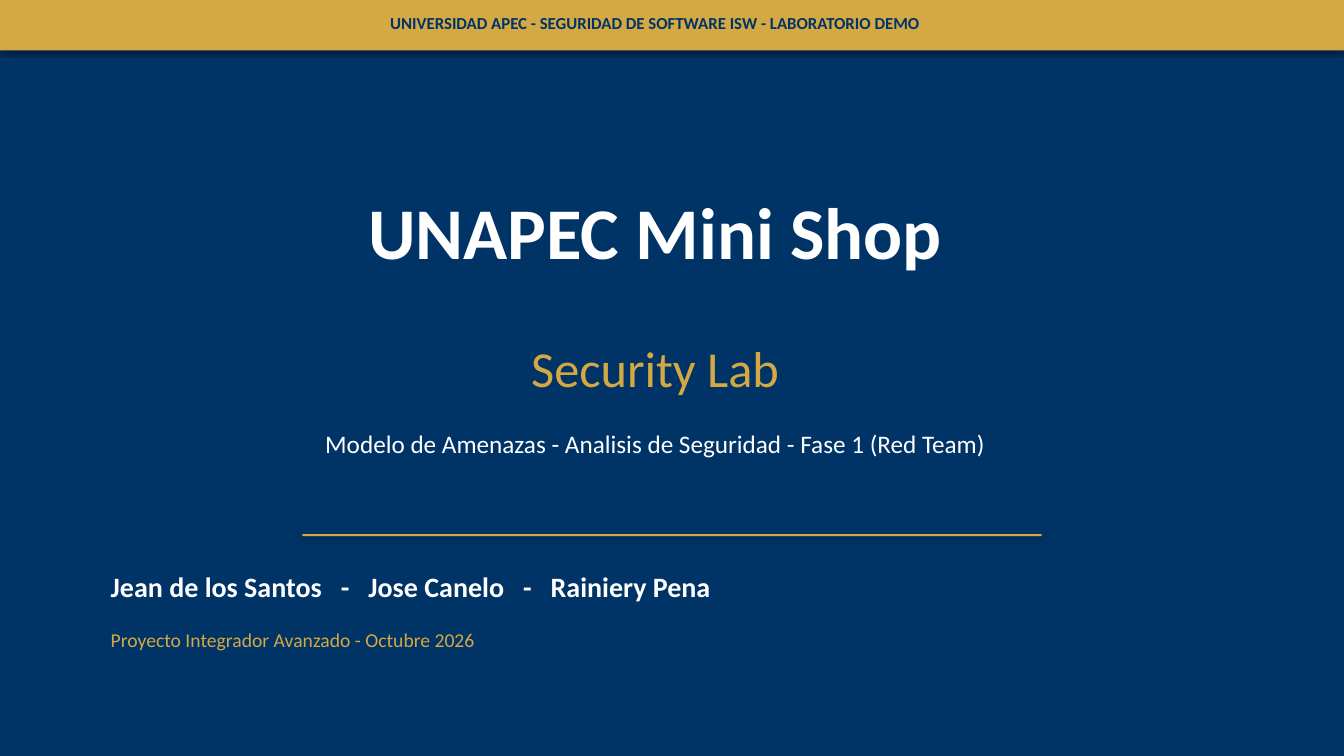
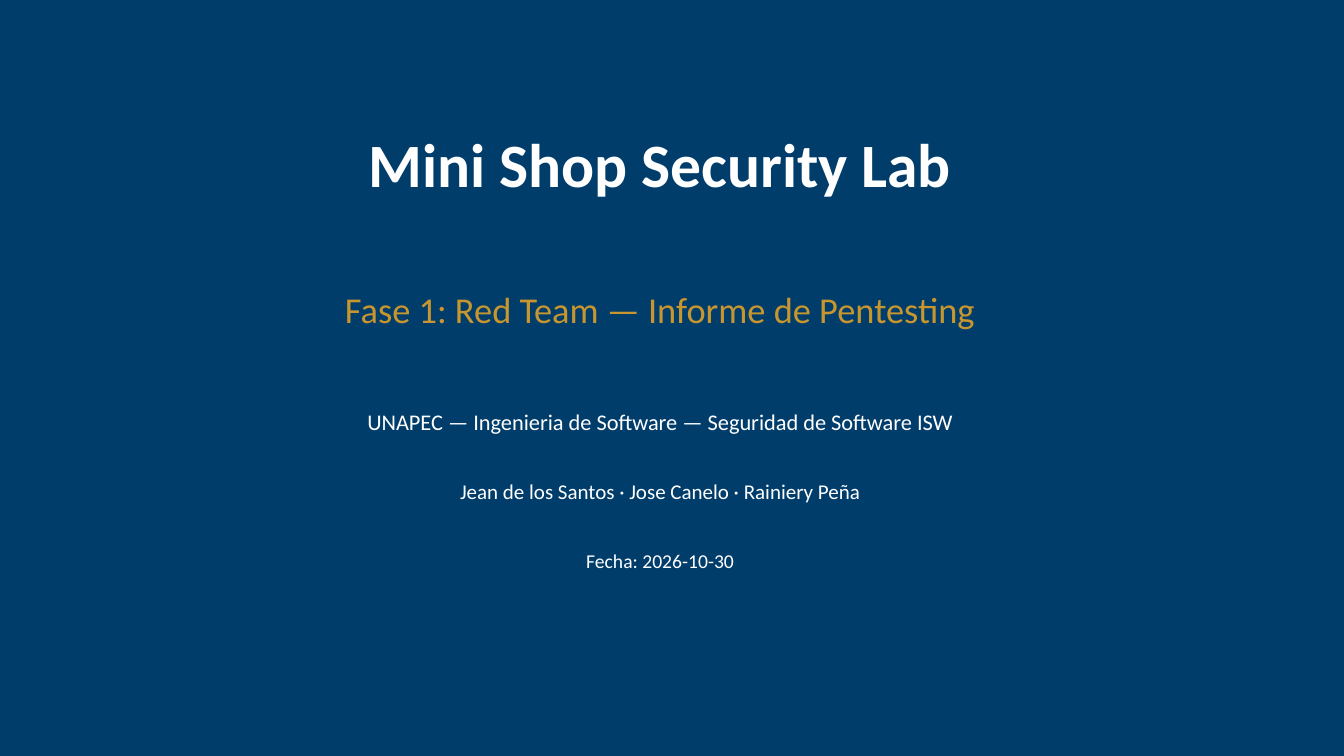
Before and after one commit to RainieryPeniaJrg/unapec-isw-mini-shop-security-lab, a slide deck: slide 1 of docs/fase1/presentacion-fase1-minishop.pptx. Drawn at 1344x756 pixels with LibreOffice and Linux fonts; fonts in the diff are those of the drawing. Boxes give left, top, right and bottom in pixels: in the first picture for what was removed or moved away, otherwise in the second. Text is boxed around its words. In the diff, an @@ line names an element or a change of style, - is before the commit and + after.

```diff
--- a/docs/fase1/presentacion-fase1-minishop.pptx
+++ b/docs/fase1/presentacion-fase1-minishop.pptx
@@ background #003366 to #003D6B @@
@@ rectangle removed at [0,0,1344,50] @@
@@ text at [368,143,950,197]: text changed; size 52 to 44 pt @@
-UNAPEC Mini Shop
+Mini Shop Security Lab
@@ text at [345,297,974,330]: text changed; size 12 to 26 pt; text colour #003366 to #C8962E; bold off @@
-UNIVERSIDAD APEC - SEGURIDAD DE SOFTWARE ISW - LABORATORIO DEMO
+Fase 1: Red Team — Informe de Pentesting
@@ text removed at [531,352,779,395] @@
-Security Lab
@@ text added at [367,414,953,434], 16 pt, text #FFFFFF @@
+UNAPEC — Ingenieria de Software — Seguridad de Software ISW
@@ text at [460,484,860,503]: text changed; size 20 to 15 pt; bold off @@
-Jean de los Santos - Jose Canelo - Rainiery Pena
-Proyecto Integrador Avanzado - Octubre 2026
+Jean de los Santos · Jose Canelo · Rainiery Peña
@@ rectangle removed at [302,534,1042,536] @@
@@ text at [586,554,734,568]: text changed; size 18 to 14 pt @@
-Modelo de Amenazas - Analisis de Seguridad - Fase 1 (Red Team)
+Fecha: 2026-10-30
```
Also in this commit, not shown: 1 other slide changed, 25 slides added, 18 slides removed, 22 other files.
